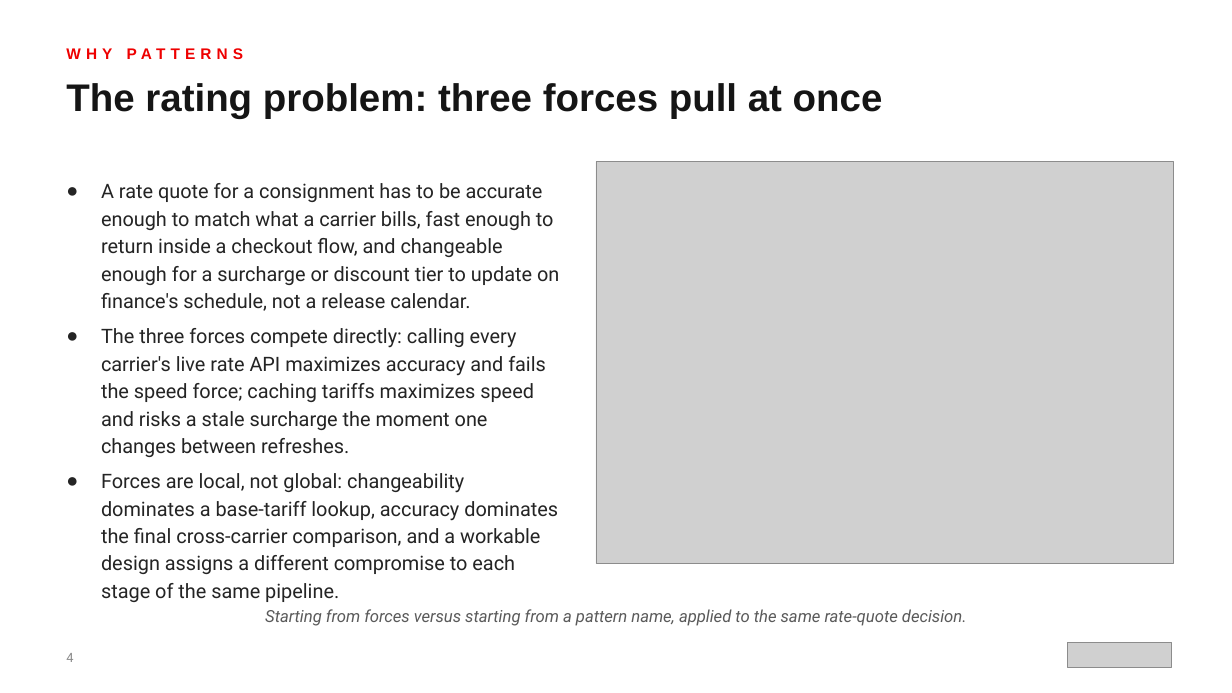
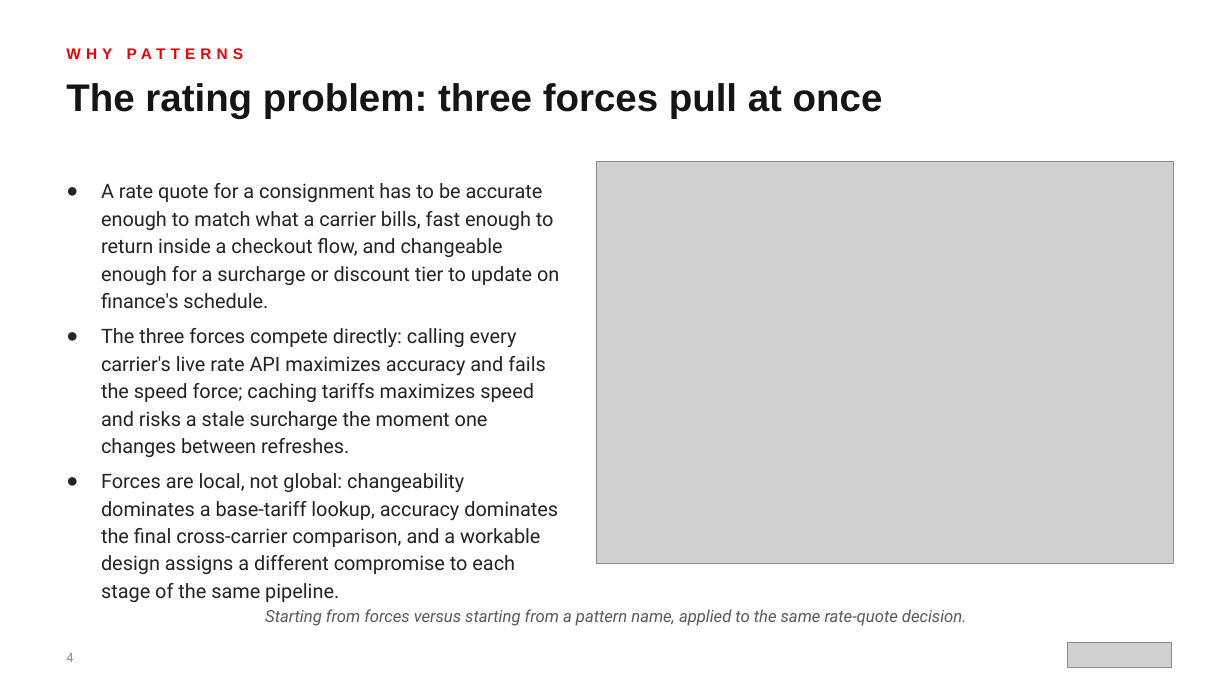
Before and after one commit to patterncatalyst/csharp-design-patterns, a slide deck: slide 4 of presentation/csharp-design-patterns-101-patterns-and-solid.pptx. Drawn at 1232x693 pixels with LibreOffice and Linux fonts; fonts in the diff are those of the drawing; grey boxes stand for pictures. Boxes give left, top, right and bottom in pixels: in the first picture for what was removed or moved away, otherwise in the second. Text is boxed around its words. In the diff, an @@ line names an element or a change of style, - is before the commit and + after.

```diff
--- a/presentation/csharp-design-patterns-101-patterns-and-solid.pptx
+++ b/presentation/csharp-design-patterns-101-patterns-and-solid.pptx
@@ text at [101,183,559,308]: text changed @@
-● A rate quote for a consignment has to be accurate enough to match what a carrier bills, fast enough to return inside a checkout flow, and changeable enough for a surcharge or discount tier to update on finance's schedule, not a release calendar.
+● A rate quote for a consignment has to be accurate enough to match what a carrier bills, fast enough to return inside a checkout flow, and changeable enough for a surcharge or discount tier to update on finance's schedule.
```
Also in this commit, not shown: 2 other slides changed, 7 other files.
